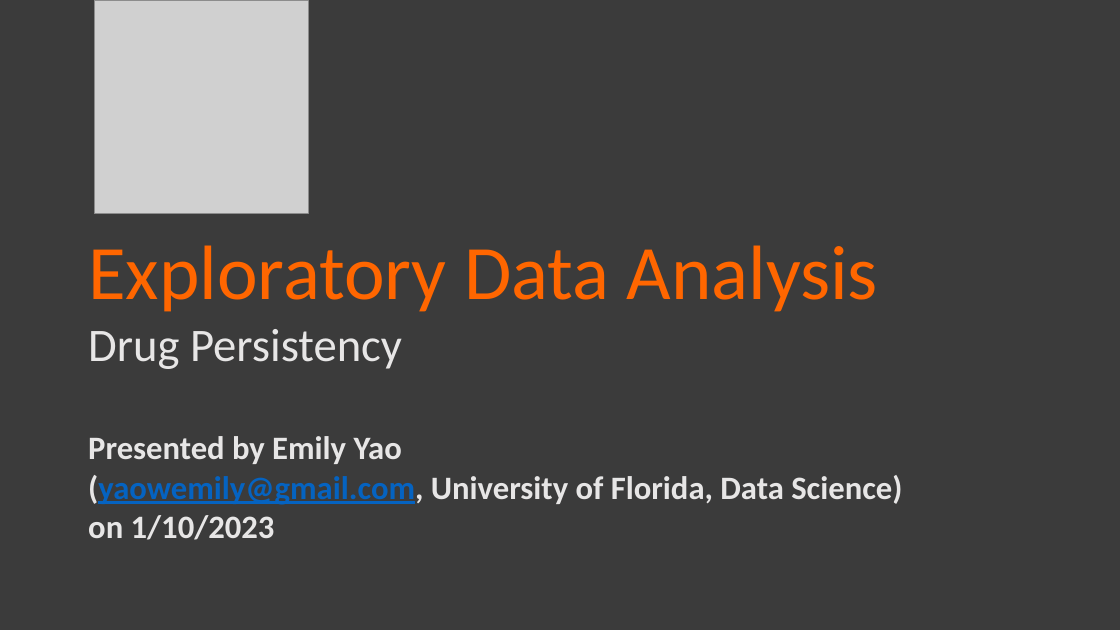
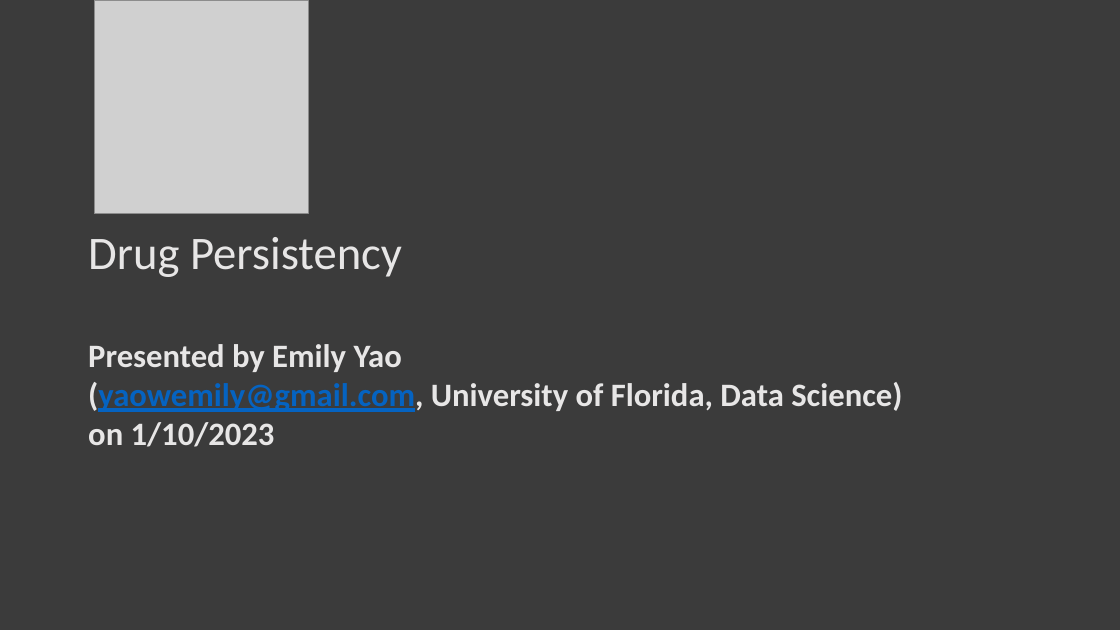
Before and after one commit to EMILYWYAO/Data-Glacier-Internship, a slide deck: slide 1 of Week 11/EDA Presentation.pptx. Drawn at 1120x630 pixels with LibreOffice and Linux fonts; fonts in the diff are those of the drawing; grey boxes stand for pictures. Boxes give left, top, right and bottom in pixels: in the first picture for what was removed or moved away, otherwise in the second. Text is boxed around its words. In the diff, an @@ line names an element or a change of style, - is before the commit and + after.

```diff
--- a/Week 11/EDA Presentation.pptx
+++ b/Week 11/EDA Presentation.pptx
@@ text at [88,245,878,312]: paragraph removed @@
-Exploratory Data Analysis
```
Also in this commit, not shown: 4 other slides changed, 5 slides added, 3 other files.
